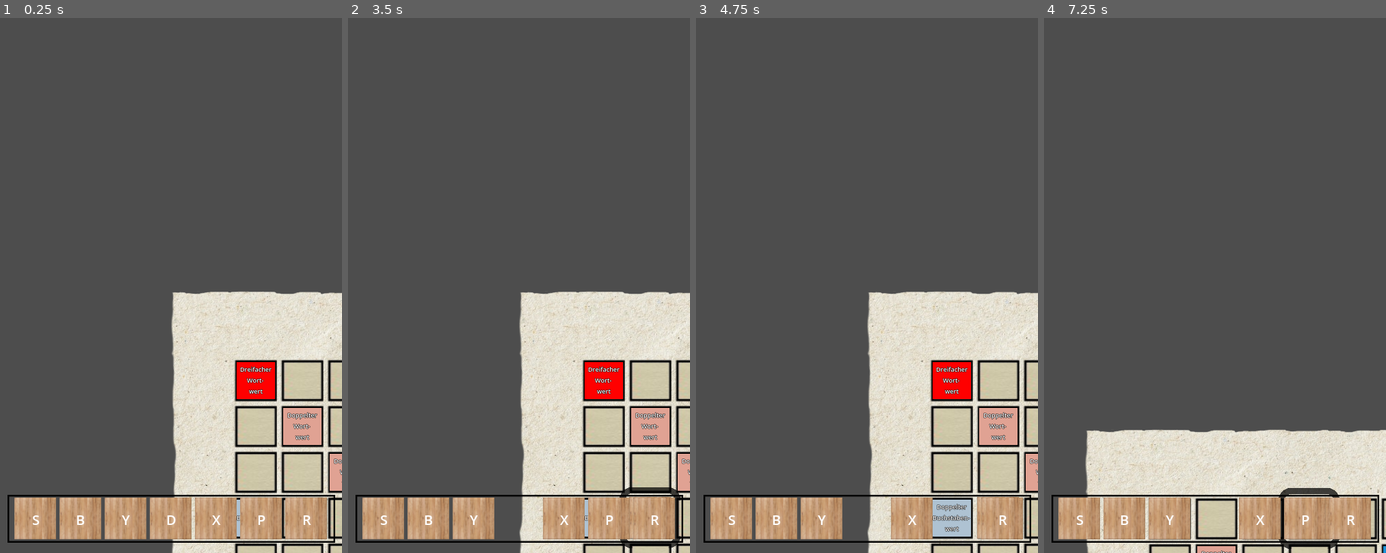
Above: before the commit, frames 1-4 (left to right).
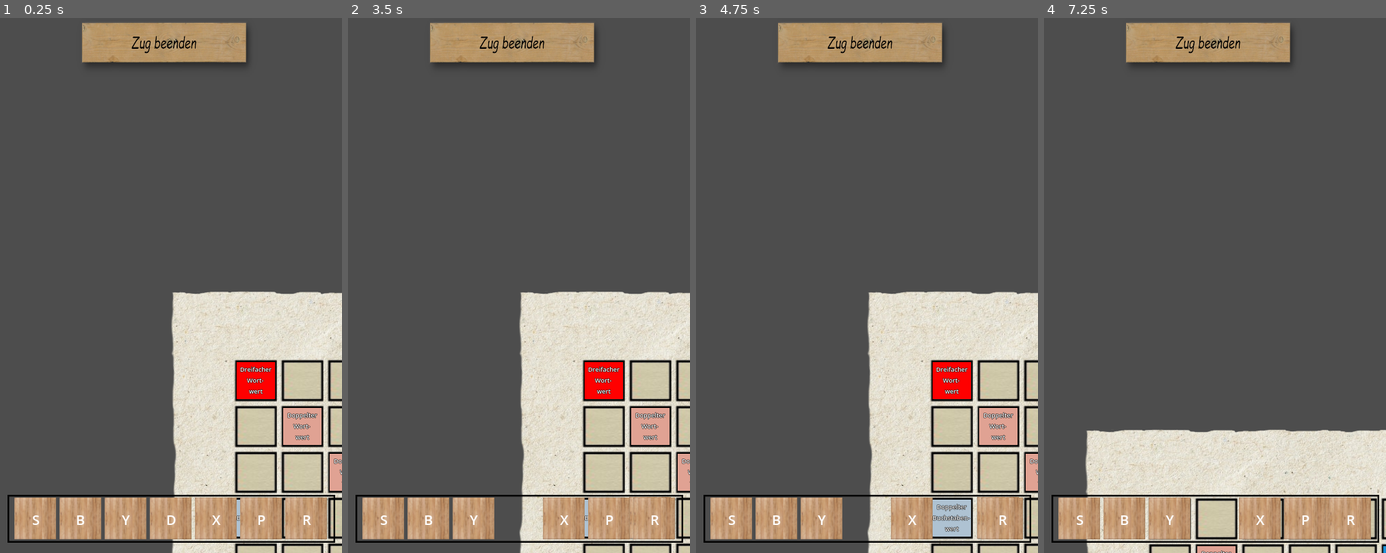
Above: after the commit, the same moments.

Repository: schaefchenaufderweide/scrabble
Game: Godot game, scene res://scenes/Main.tscn
Same seed, same stepped clock (60 frames per second), same inputs: the game is played once before the commit and once after it.
Inputs (mouse positions are in pixels of both pictures, inside the frame that each line leads up to):
- Up to frame 1 (0.25 s): no input
- Up to frame 2 (3.5 s): tap Enter at 0.5 s; drag from (382, 520) to (519, 520) at 0.52 s; drag from (430, 520) to (519, 520) at 1.27 s; move the mouse to (474, 520) at 2.02 s; hold Up (ui_up) 2.03-2.75 s; tap O at 2.1 s; click (474, 520) at 2.17 s; tap Space at 2.75 s; drag from (519, 520) to (655, 520) at 2.77 s
- Up to frame 3 (4.75 s): drag from (911, 520) to (778, 520) at 3.52 s; drag from (955, 520) to (778, 520) at 4.27 s
- Up to frame 4 (7.25 s): move the mouse to (1351, 520) at 5.02 s; hold Down (ui_down) 5.03-5.75 s; tap O at 5.1 s; click (1351, 520) at 5.17 s; tap Enter at 5.75 s; drag from (1300, 381) to (1170, 520) at 5.77 s; tap Space at 6.5 s; drag from (1215, 520) to (1310, 520) at 6.52 s

The runs differ from the first frame. In frame 1, 3.8% of the frame differs, in the area x 24-73%, y 0-9%; in frame 2, 4.1%; in frame 3, 3.8%; in frame 4, 4.1%, in the area x 24-87%, y 0-100%.

Commit message:
0.17 zug beenden button

Diff:
--- a/scenes/Main.tscn
+++ b/scenes/Main.tscn
@@ -6,6 +6,8 @@
 [ext_resource type="Texture2D" uid="uid://jkhvdsxcvslq" path="res://graphics/hand.png" id="3_ut4hp"]
 [ext_resource type="Script" path="res://scripts/hand_player.gd" id="5_gy7g6"]
 [ext_resource type="Script" path="res://scripts/camera_2d.gd" id="6_r55eh"]
+[ext_resource type="Texture2D" uid="uid://nf8vb73cw2qd" path="res://graphics/button_normal.png" id="7_p3hy0"]
+[ext_resource type="Texture2D" uid="uid://bu7yqyscbpm6f" path="res://graphics/button_pressed.png" id="8_i0s4k"]
 
 [sub_resource type="RectangleShape2D" id="RectangleShape2D_o7rvn"]
 size = Vector2(1186, 1203)
@@ -23,6 +25,8 @@
 position = Vector2(600, 617)
 
 [node name="Spielfelder" type="Node" parent="Spielbrett"]
+
+[node name="AbgelegteSteine" type="Node" parent="Spielbrett"]
 
 [node name="Sprite2D" type="Sprite2D" parent="Spielbrett"]
 texture = ExtResource("3_7hawp")
@@ -45,9 +49,17 @@
 [node name="Sprite2D" type="Sprite2D" parent="Hand/HandArea"]
 texture = ExtResource("3_ut4hp")
 
-[node name="Spielbereich" type="Node2D" parent="."]
-z_index = 2
+[node name="ZugBeenden" type="TextureButton" parent="Hand"]
+anchors_preset = -1
+anchor_left = 0.2
+anchor_top = 0.0125
+anchor_right = 0.76
+anchor_bottom = 0.1295
+offset_right = 420.0
+offset_bottom = 62.4
+scale = Vector2(0.4, 0.6)
+texture_normal = ExtResource("7_p3hy0")
+texture_pressed = ExtResource("8_i0s4k")
+metadata/_edit_use_anchors_ = true
 
-[node name="Spielfelder" type="Node" parent="Spielbereich"]
-
-[node name="AbgelegteSteine" type="Node" parent="Spielbereich"]
+[connection signal="button_up" from="Hand/ZugBeenden" to="GlobalConcepts" method="_on_zug_beenden_button_up"]
--- a/scenes/Spielfeld.tscn
+++ b/scenes/Spielfeld.tscn
@@ -16,6 +16,21 @@
 
 [sub_resource type="RectangleShape2D" id="RectangleShape2D_akk6s"]
 size = Vector2(56, 54)
+
+[sub_resource type="Animation" id="Animation_m2xn4"]
+length = 0.001
+tracks/0/type = "value"
+tracks/0/imported = false
+tracks/0/enabled = true
+tracks/0/path = NodePath("SelectRect:self_modulate")
+tracks/0/interp = 1
+tracks/0/loop_wrap = true
+tracks/0/keys = {
+"times": PackedFloat32Array(0),
+"transitions": PackedFloat32Array(1),
+"update": 0,
+"values": [Color(1, 1, 1, 0)]
+}
 
 [sub_resource type="Animation" id="Animation_fi18g"]
 resource_name = "select"
@@ -33,21 +48,6 @@
 "values": [Color(1, 1, 1, 0), Color(1, 1, 1, 1), Color(1, 1, 1, 0)]
 }
 
-[sub_resource type="Animation" id="Animation_m2xn4"]
-length = 0.001
-tracks/0/type = "value"
-tracks/0/imported = false
-tracks/0/enabled = true
-tracks/0/path = NodePath("SelectRect:self_modulate")
-tracks/0/interp = 1
-tracks/0/loop_wrap = true
-tracks/0/keys = {
-"times": PackedFloat32Array(0),
-"transitions": PackedFloat32Array(1),
-"update": 0,
-"values": [Color(1, 1, 1, 0)]
-}
-
 [sub_resource type="AnimationLibrary" id="AnimationLibrary_4nsok"]
 _data = {
 "RESET": SubResource("Animation_m2xn4"),
--- a/scripts/camera_2d.gd
+++ b/scripts/camera_2d.gd
@@ -9,8 +9,11 @@
 		if event.button_index == MOUSE_BUTTON_LEFT:
 			if event.pressed:
 				is_pressed = true
+				GlobalConcepts.player_hand.zug_beenden.mouse_filter = Control.MOUSE_FILTER_IGNORE
+
 			else:
 				is_pressed = false
+				GlobalConcepts.player_hand.zug_beenden.mouse_filter = Control.MOUSE_FILTER_STOP
 	if event is InputEventMouseMotion:
 		if is_pressed and not GlobalConcepts.spielstein_is_dragged:
 			position -= event.relative
--- a/scripts/global_concepts.gd
+++ b/scripts/global_concepts.gd
@@ -3,8 +3,8 @@
 
 
 @onready var spielbrett = $"/root/Main/Spielbrett"
-@onready var spielbereich_spielfelder = $"/root/Main/Spielbereich/Spielfelder"
-@onready var spielbereich_abgelegte_steine = $"/root/Main/Spielbereich/AbgelegteSteine"
+@onready var spielbereich_spielfelder = $"/root/Main/Spielbrett/Spielfelder"
+@onready var spielbereich_abgelegte_steine = $"/root/Main/Spielbrett/AbgelegteSteine"
 @onready var player_hand = $"/root/Main/Hand"
 var buchstaben_im_sackerl = create_buchstaben_im_sackerl()
 @onready var camera = $"/root/Main/Camera2D"
@@ -64,3 +64,12 @@
 			var new_position_y = erste_y + y * (spielfeld_size.y + abstand)
 			new_spielfeld.position.x = new_position_x
 			new_spielfeld.position.y = new_position_y
+			new_spielfeld.feld = [x, y]
+
+func _on_zug_beenden_button_up() -> void:
+	var group_alle_felder = get_tree().get_nodes_in_group("Spielfelder")
+	for feld in group_alle_felder:
+		if feld.belegt:
+			print(feld.feld, ": ", feld.belegt.label.text)
+	#print(group_alle_felder)
+	pass # Replace with function body.
--- a/scripts/hand_player.gd
+++ b/scripts/hand_player.gd
@@ -4,6 +4,8 @@
 
 
 @onready var hand_area = $HandArea
+@onready var zug_beenden: TextureButton = $ZugBeenden
+
 #@onready var camera = $"../Camera2D"
 
 
--- a/scripts/spielfeld.gd
+++ b/scripts/spielfeld.gd
@@ -13,13 +13,13 @@
 var belegt = null
 @onready var select_rect = $SelectRect
 @onready var animation_player  = $AnimationPlayer
-
+var feld
 
 
 
 func _on_mouse_entered() -> void:
 
-	if GlobalConcepts.spielstein_is_dragged:
+	if GlobalConcepts.spielstein_is_dragged and not belegt:
 
 		select_rect.visible = true
 		animation_player.play("select")
--- a/scripts/spielstein.gd
+++ b/scripts/spielstein.gd
@@ -6,7 +6,7 @@
 
 var offset_hand = Vector2(-GlobalConcepts.screen_size.x/2, -GlobalConcepts.screen_size.y/2)
 var is_touched = false
-var abgelegt = false
+var abgelegtes_feld = false
 var is_pressed = false
 
 func _input(event: InputEvent) -> void:
@@ -17,8 +17,12 @@
 
 				is_pressed = true
 				GlobalConcepts.spielstein_is_dragged = true
-				get_parent().remove_child(self)
-				GlobalConcepts.spielbereich_abgelegte_steine.add_child(self)
+				if get_parent() == GlobalConcepts.player_hand:
+					GlobalConcepts.player_hand.remove_child(self)
+					GlobalConcepts.spielbereich_abgelegte_steine.add_child(self)
+				if abgelegtes_feld:
+					abgelegtes_feld.belegt = null
+					abgelegtes_feld.animation_player.play("select")
 
 				position = event.position + offset_hand + GlobalConcepts.camera.position
 
@@ -29,6 +33,9 @@
 				print("snap field: ", GlobalConcepts.snap_field)
 				if GlobalConcepts.snap_field:
 					position = GlobalConcepts.snap_field.position
+					GlobalConcepts.snap_field.belegt = self
+					abgelegtes_feld = GlobalConcepts.snap_field
+					abgelegtes_feld.animation_player.stop()
 				else:
 					get_parent().remove_child(self)
 					GlobalConcepts.player_hand.add_child(self)
Binary file added: graphics/button_normal.png
Not shown, added: graphics/button_normal.png.import
Binary file added: graphics/button_pressed.png
Not shown, added: graphics/button_pressed.png.import
Not shown: 1 places in scenes/Main.tscn that only renumber resources
Not shown, added: graphics/button zug beenden.xcf
